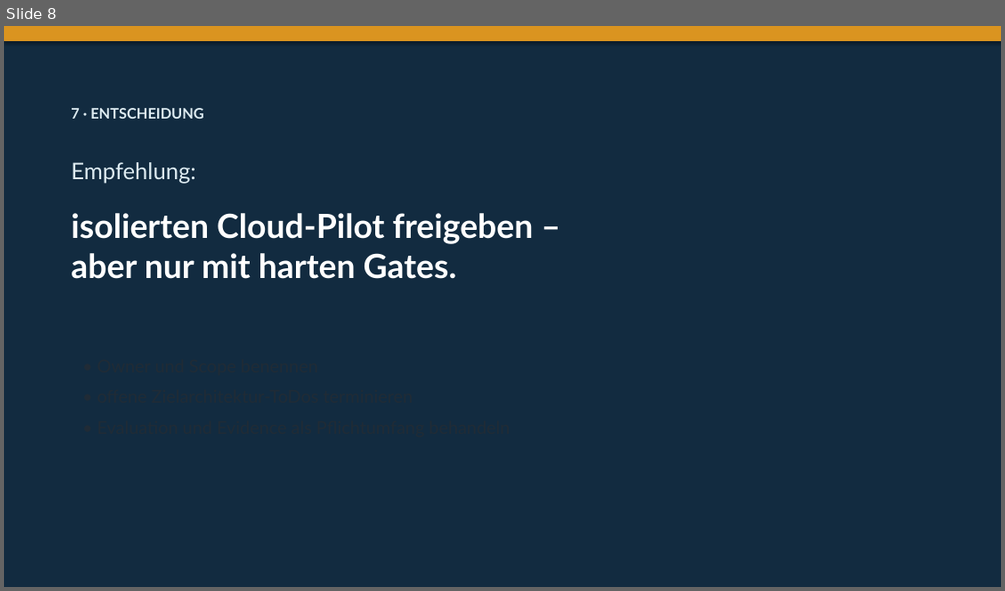
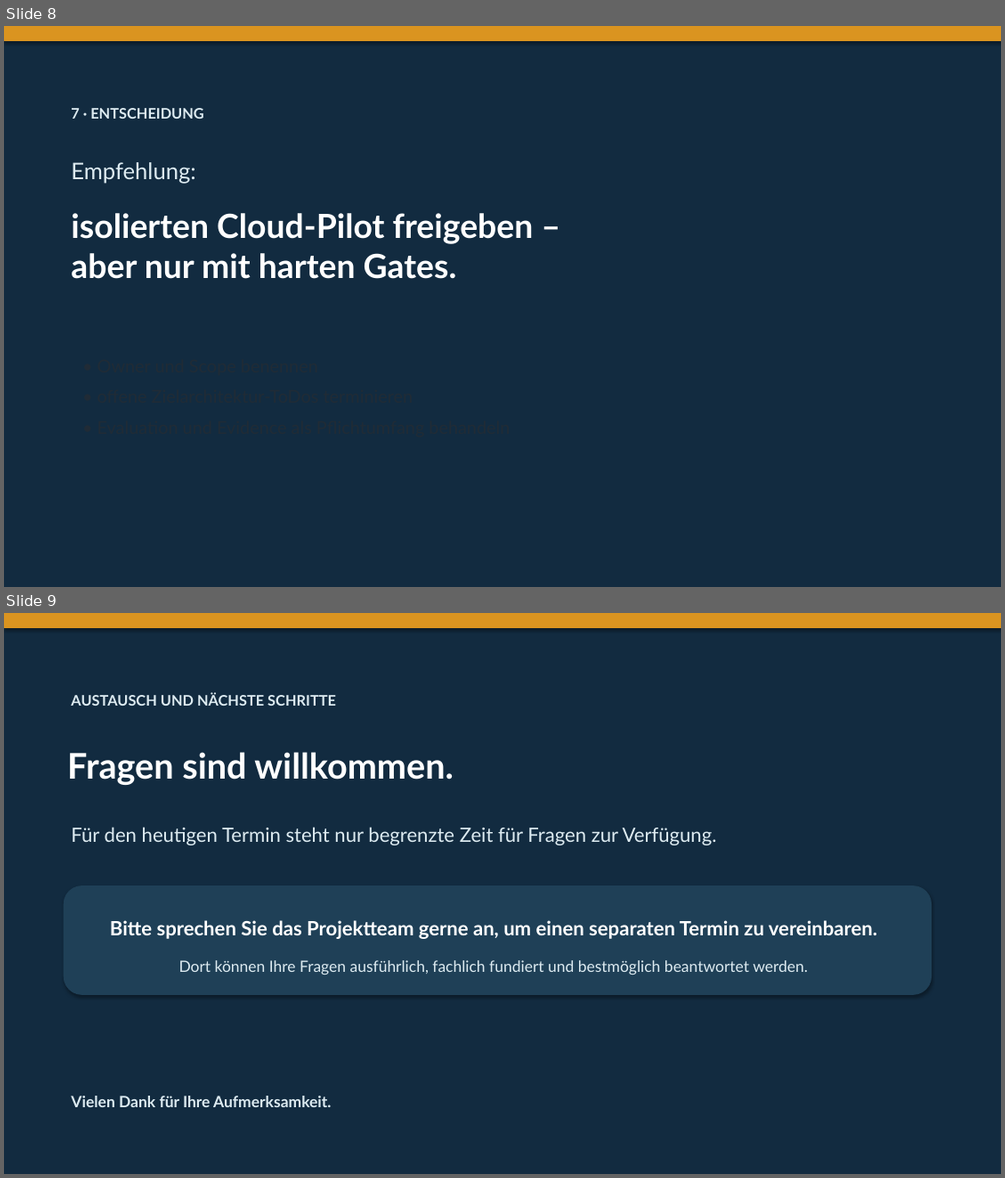
Before and after one commit to andreasredjack/FastMCP-Harnes, a slide deck: FastMCP-Harness - Von der Idee zur Umsetzung.pptx. Shown one above the other, each under a label of ours: slide 8 before the commit, slides 8 and 9 after it. The pictures are 1005x591 and 1005x1178 pixels, drawn with LibreOffice and Linux fonts; fonts in the diff are those of the drawing. Boxes give left, top, right and bottom in pixels: in the first picture for what was removed or moved away, otherwise in the second. Text is boxed around its words. In the diff, an @@ line names an element or a change of style, - is before the commit and + after.

Commit message:
docs: add questions and project team closing slide

```diff
--- a/FastMCP-Harness - Von der Idee zur Umsetzung.pptx
+++ b/FastMCP-Harness - Von der Idee zur Umsetzung.pptx
@@ slide 9 added at [4, 613, 1001, 1174], background #122B40 @@
@@ rectangle added at [4, 613, 1001, 628], fill #DA9420, outline #DA9420 0.75 pt @@
@@ text added at [71, 693, 336, 706], 14 pt, text #DDEBF1, bold @@
+AUSTAUSCH UND NÄCHSTE SCHRITTE
@@ text added at [67, 752, 453, 785], 34 pt, text #FFFFFF, bold @@
+Fragen sind willkommen.
@@ text added at [71, 827, 717, 845], 19 pt, text #DDEBF1 @@
+Für den heutigen Termin steht nur begrenzte Zeit für Fragen zur Verfügung.
@@ rounded rectangle added at [64, 886, 931, 995], fill #1F4057, outline #1F4057 0.75 pt @@
@@ text added at [110, 920, 877, 939], 19 pt, text #FFFFFF, bold @@
+Bitte sprechen Sie das Projektteam gerne an, um einen separaten Termin zu vereinbaren.
@@ text added at [179, 960, 808, 974], 15 pt, text #DDEBF1 @@
+Dort können Ihre Fragen ausführlich, fachlich fundiert und bestmöglich beantwortet werden.
@@ text added at [71, 1095, 331, 1107], 15 pt, text #DDEBF1, bold @@
+Vielen Dank für Ihre Aufmerksamkeit.
```
